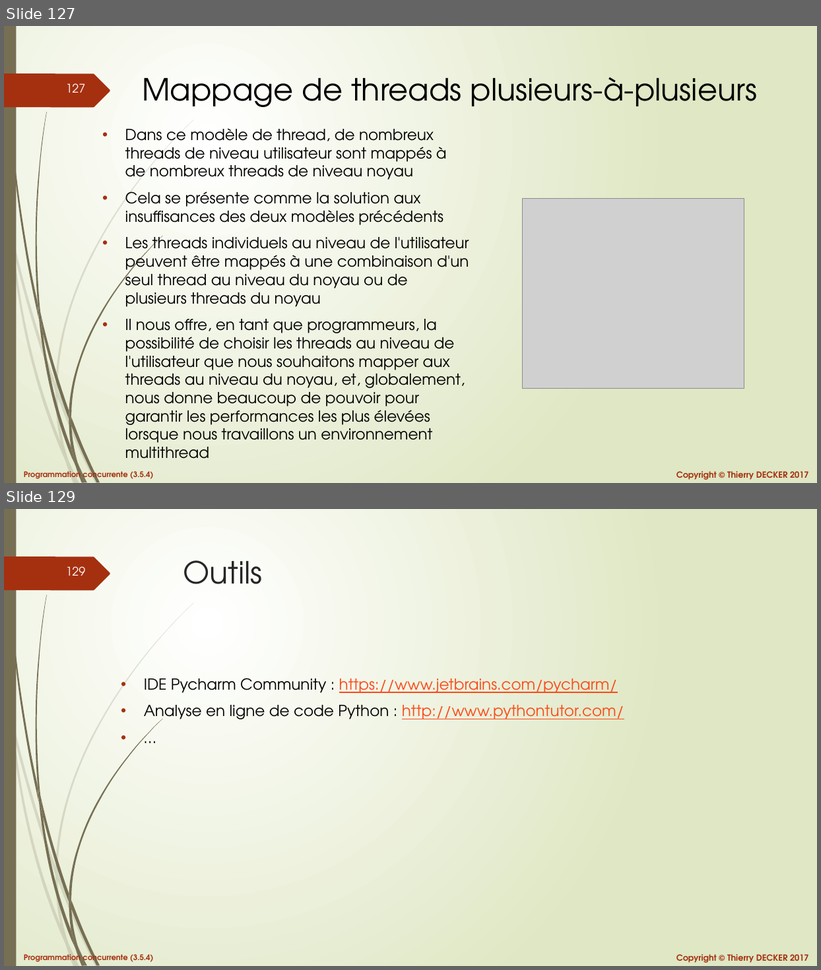
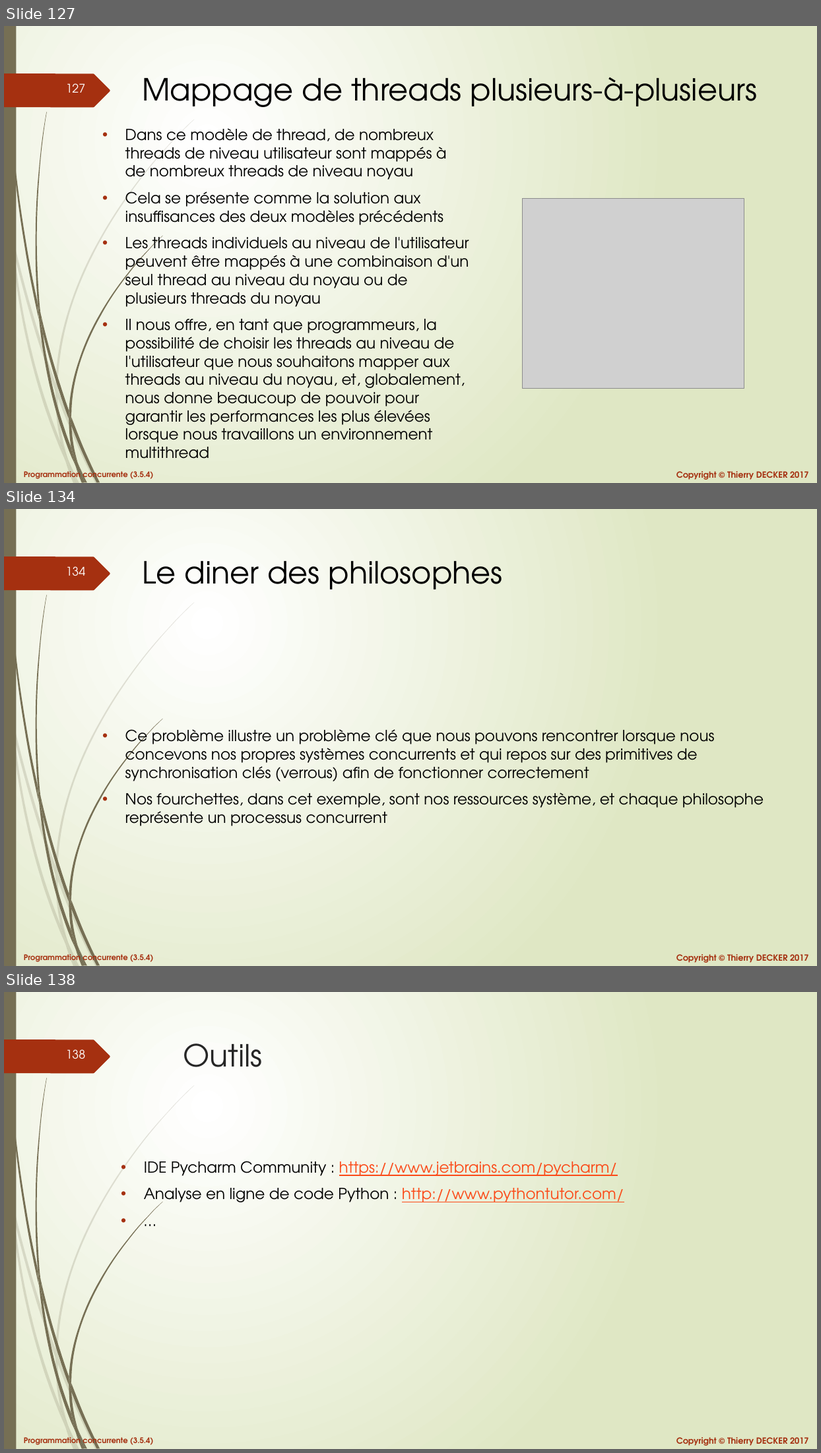
Before and after one commit to VikmanTheRacoon/learning-python, a slide deck: documentations/python-103.pptx. Shown one above the other, each under a label of ours: slides 127 and 129 before the commit, slides 127, 134 and 138 after it; the slides between them are not shown. The pictures are 821x970 and 821x1453 pixels, drawn with LibreOffice and Linux fonts; fonts in the diff are those of the drawing; grey boxes stand for pictures. Boxes give left, top, right and bottom in pixels: in the first picture for what was removed or moved away, otherwise in the second. Text is boxed around its words. In the diff, an @@ line names an element or a change of style, - is before the commit and + after.

```diff
--- a/documentations/python-103.pptx
+++ b/documentations/python-103.pptx
@@ slide 134 added at (4,509,817,966), background gradient #FFFFFF to #DFE8C4; not listed: 27 template elements that a slide beside it also shows @@
@@ title added at (142,561,503,590), 36 pt, text #000000 @@
+Le diner des philosophes
@@ text added at (125,726,764,826), 18 pt, text #000000 @@
+• Ce problème illustre un problème clé que nous pouvons rencontrer lorsque nous concevons nos propres systèmes concurrents et qui repos sur des primitives de synchronisation clés (verrous) afin de fonctionner correctement
+• Nos fourchettes, dans cet exemple, sont nos ressources système, et chaque philosophe représente un processus concurrent
@@ what was slide 129 is now slide 138 @@
@@ page number at (66,1049,86,1059): text changed @@
-129
+138
```
Also in this commit, not shown: 1 slide changed, 8 other slides added, 1 other file.
